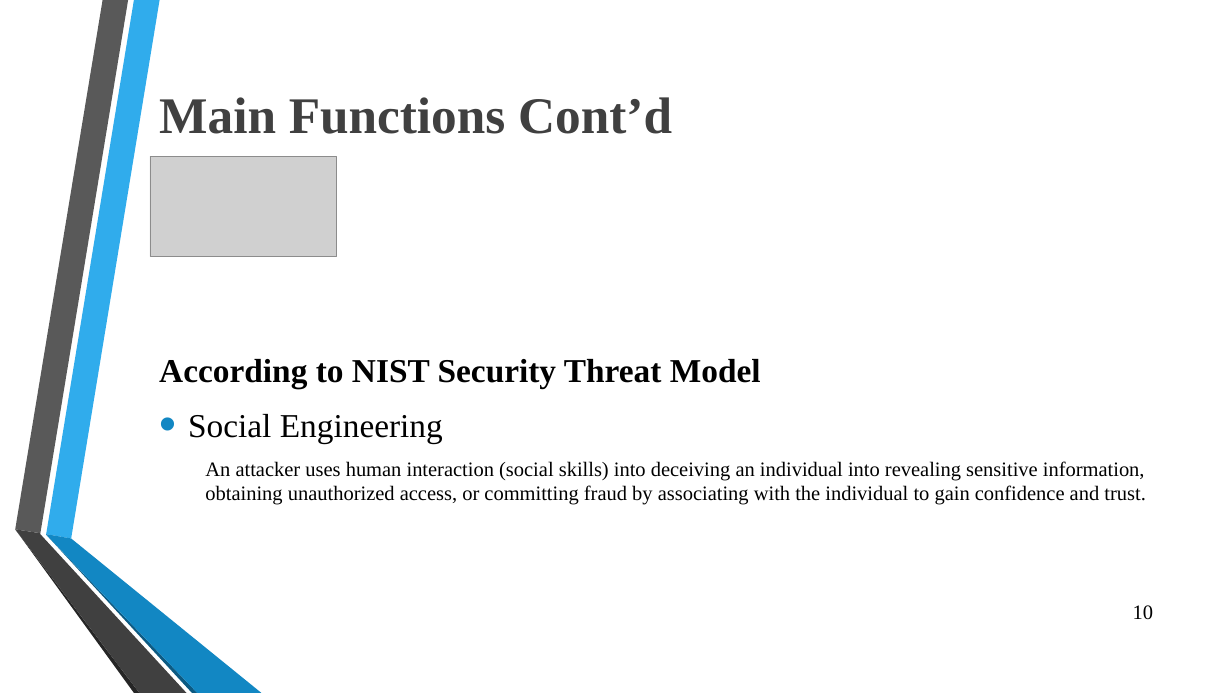
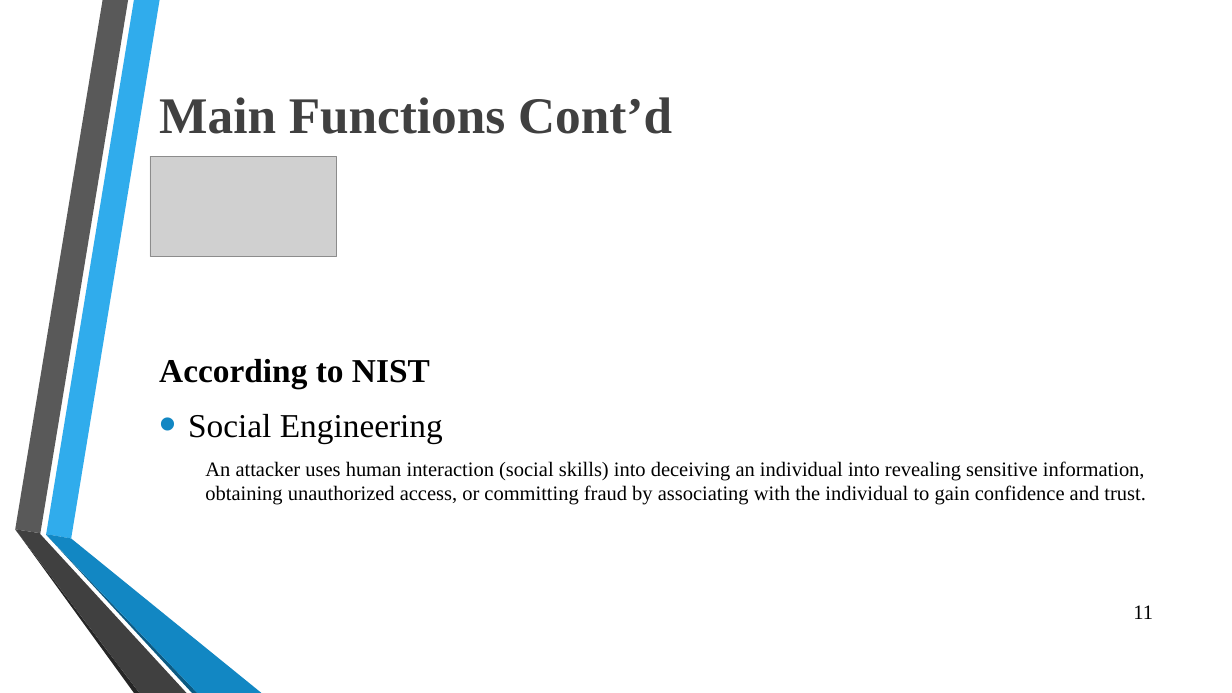
Before and after one commit to OmarSedkyUI/CyberLearningAdventureJunior, a slide deck: slide 12 of Graduation_Project_Presentation_FinalSeminar.pptx (slide 11 before the commit). Drawn at 1232x693 pixels with LibreOffice and Linux fonts; fonts in the diff are those of the drawing; grey boxes stand for pictures; background and template pictures are left out. Boxes give left, top, right and bottom in pixels: in the first picture for what was removed or moved away, otherwise in the second. Text is boxed around its words. In the diff, an @@ line names an element or a change of style, - is before the commit and + after.

```diff
--- a/Graduation_Project_Presentation_FinalSeminar.pptx
+++ b/Graduation_Project_Presentation_FinalSeminar.pptx
@@ text at bbox=[159, 359, 430, 389]: text changed @@
-According to NIST Security Threat Model
+According to NIST
@@ page number at bbox=[1133, 605, 1153, 619]: text changed @@
-10
+11
```
Also in this commit, not shown: 8 other slides changed, 1 slide added.
